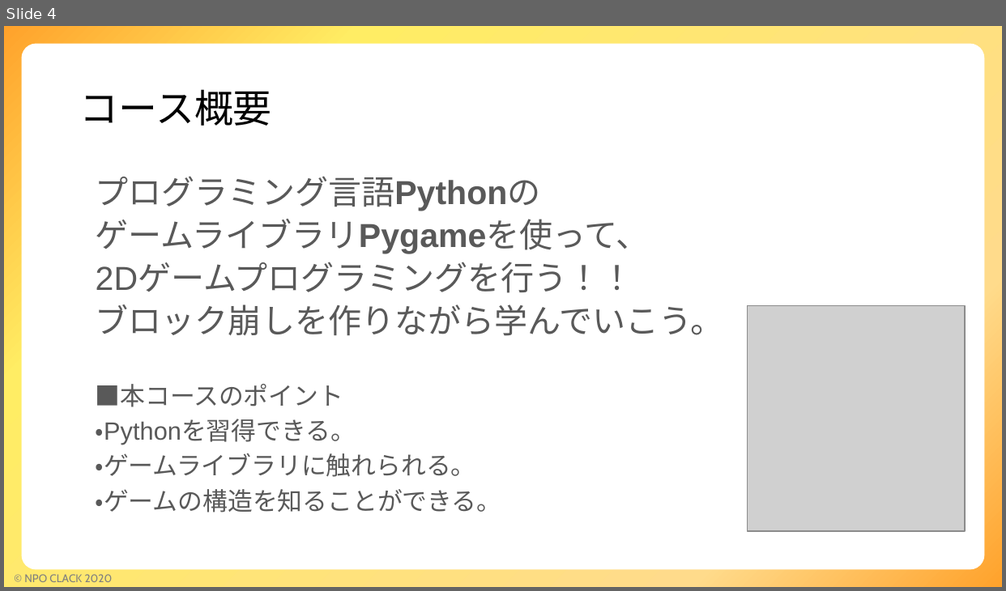
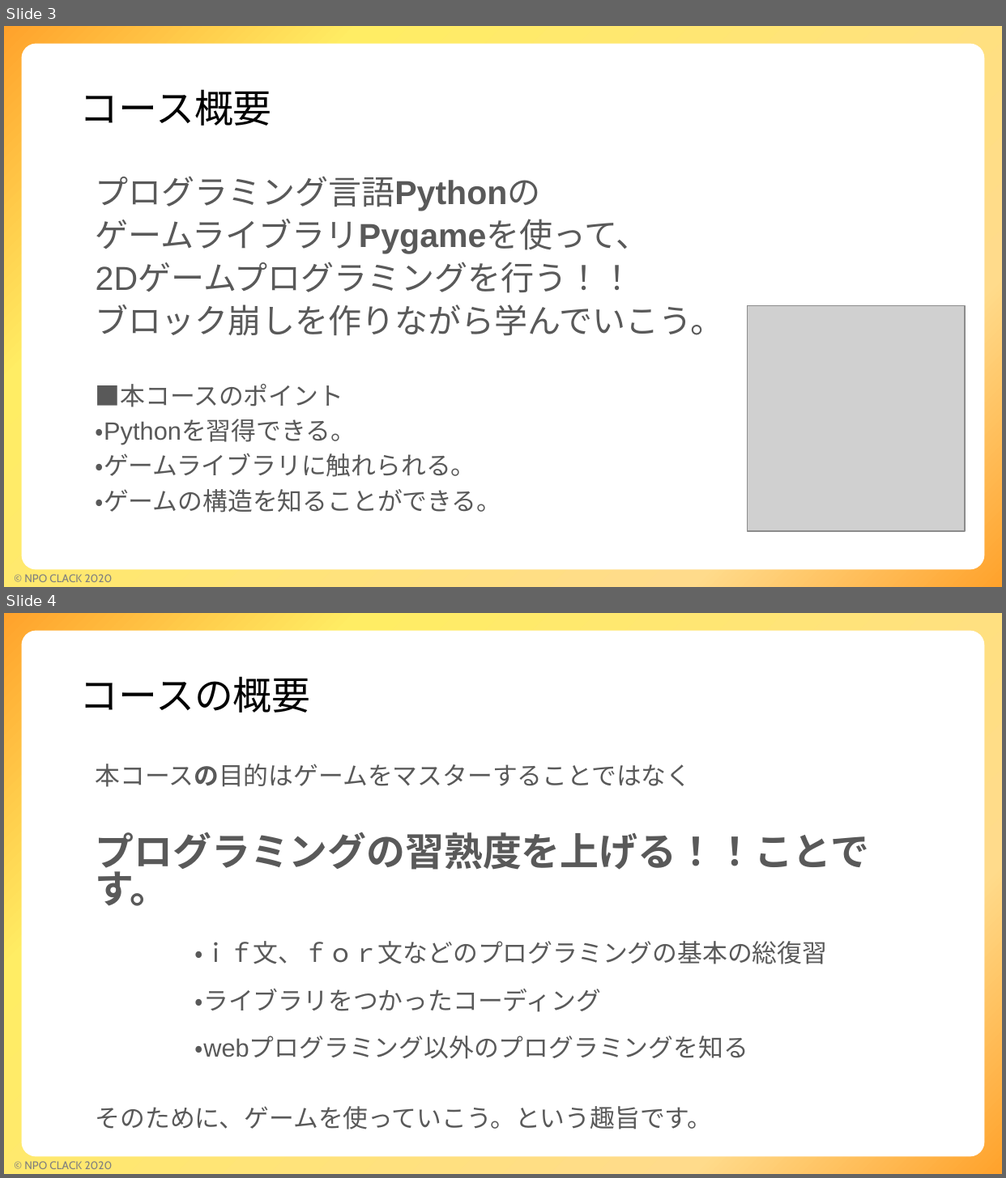
Before and after one commit to npo-clack/pygame, a slide deck: ゲームコース説明.pptx. Shown one above the other, each under a label of ours: slide 4 before the commit, slides 3 and 4 after it. The pictures are 1006x591 and 1006x1178 pixels, drawn with LibreOffice and Linux fonts; fonts in the diff are those of the drawing; grey boxes stand for pictures; background and template pictures are left out. Boxes give left, top, right and bottom in pixels: in the first picture for what was removed or moved away, otherwise in the second. Text is boxed around its words. In the diff, an @@ line names an element or a change of style, - is before the commit and + after.

Commit message:
コース説明資料追加

```diff
--- a/ゲームコース説明.pptx
+++ b/ゲームコース説明.pptx
@@ slide 4 added at [4,613,1002,1174], background #FFFFFF; not listed: 3 template elements that a slide beside it also shows @@
@@ title added at [80,676,311,713], 28 pt, text #000000 @@
+コースの概要
@@ text added at [96,764,870,1130], 18 pt, text #595959 @@
+本コースの目的はゲームをマスターすることではなく
+プログラミングの習熟度を上げる！！ことです。
+・ｉｆ文、ｆｏｒ文などのプログラミングの基本の総復習
+・ライブラリをつかったコーディング
+・webプログラミング以外のプログラミングを知る
+そのために、ゲームを使っていこう。という趣旨です。
@@ what was slide 4 is now slide 3 @@
```
Also in this commit, not shown: 1 slide changed.
